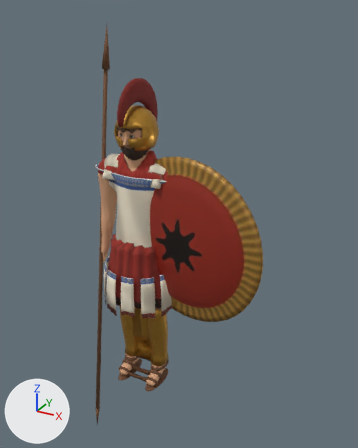
Renders of the glTF model modelos/personaje_hoplita.glb from each side of a commit.
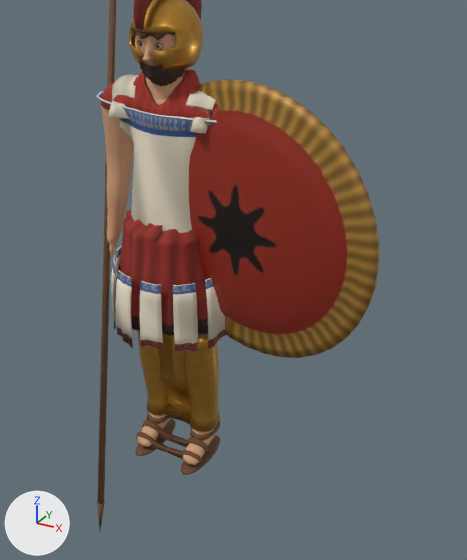
Old and new are each drawn whole from a camera (50 mm lens) standing at (1.51, -2.28, 2.3) and looking at (0.21, 0.09, 1.12) and again close up on the part from 11% to 88% of the width and 24% to 99% of the height. Every picture has the same lights, and +X, +Y and +Z are marked at lower left. The first two pictures are the older version. Vertices at exactly the same position are counted once.

Names of what the first close-up shows: 'casco', 'coraza', 'correa.006', 'correa.009', 'escudo', 'greba', 'greba.001', 'hombrera', 'hombrera.001', 'hoplita_barba', 'hoplita_cuerpo', 'lanza', 'pteryges', 'quiton_corto' and 11 more.
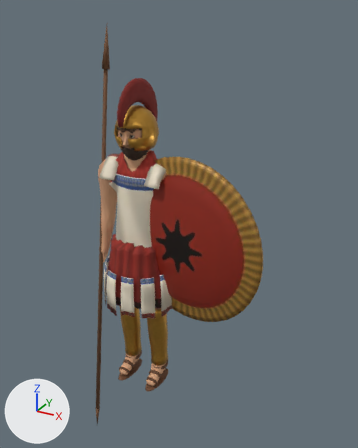
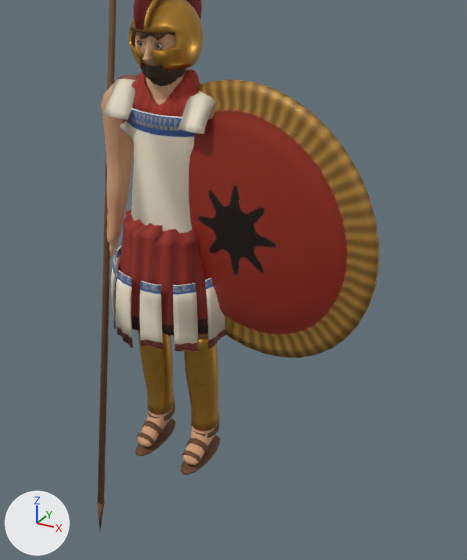
The change, as a diff of the scene's bpy script:
```diff
--- a/modelos/personaje_hoplita.glb.py
+++ b/modelos/personaje_hoplita.glb.py
@@ me_coraza @@
-me_coraza.from_pydata(...)  # 1248 vertices, 2496 faces; spans x -0.301..0.3, y -0.126..0.125, z 0.842..1.435
+me_coraza.from_pydata(...)  # 1248 vertices, 2496 faces; spans x -0.211..0.211, y -0.126..0.125, z 0.842..1.433
+# me_coraza part 1: 53 of 1248 vertices moved; they spanned x -0.301..-0.092, y -0.091..0.096, z 1.336..1.435 and now span x -0.205..-0.089, y -0.088..0.089, z 1.335..1.433; mean shift (0.044, -0.003, -0.002); largest move (-0.298, 0.0, 1.435) -> (-0.12, -0.001, 1.426)
+# me_coraza part 2: 52 of 1248 vertices moved; they spanned x 0.092..0.3, y -0.09..0.096, z 1.336..1.435 and now span x 0.089..0.205, y -0.087..0.089, z 1.335..1.433; mean shift (-0.045, -0.003, -0.002); largest move (0.298, 0.0, 1.435) -> (0.119, -0.001, 1.426)
 me_coraza.materials.append(mat_coraza)
@@ me_correa_006 @@
-me_correa_006.from_pydata(...)  # 64 vertices, 128 faces; spans x -0.074..0.155, y -0.064..0.077, z 0.093..0.115
+me_correa_006.from_pydata(...)  # 64 vertices, 128 faces; spans x 0.054..0.157, y -0.047..0.076, z 0.095..0.115
+# me_correa_006 part 3: 64 of 64 vertices moved; they spanned x -0.074..0.155, y -0.064..0.077, z 0.093..0.115 and now span x 0.054..0.157, y -0.047..0.076, z 0.095..0.115; mean shift (0.008, 0.001, 0.0)
 me_correa_006.materials.append(mat_cuero_001)
@@ me_correa_009 @@
-me_correa_009.from_pydata(...)  # 64 vertices, 128 faces; spans x -0.155..0.074, y -0.064..0.077, z 0.093..0.115
+me_correa_009.from_pydata(...)  # 64 vertices, 128 faces; spans x -0.157..-0.054, y -0.048..0.076, z 0.095..0.115
+# me_correa_009 part 4: 64 of 64 vertices moved; they spanned x -0.155..0.074, y -0.064..0.077, z 0.093..0.115 and now span x -0.157..-0.054, y -0.048..0.076, z 0.095..0.115; mean shift (-0.008, 0.001, 0.0)
 me_correa_009.materials.append(mat_cuero_001)
@@ me_greba @@
-me_greba.from_pydata(...)  # 528 vertices, 1056 faces; spans x -0.126..0.176, y -0.089..0.075, z 0.127..0.598
+me_greba.from_pydata(...)  # 754 vertices, 1504 faces; spans x 0.036..0.172, y -0.091..0.067, z 0.13..0.595
+# me_greba part 5: 526 vertices removed from x -0.126..0.176, y -0.089..0.075, z 0.127..0.598; 752 vertices added at x 0.036..0.172, y -0.091..0.067, z 0.13..0.595
 me_greba.materials.append(mat_bronce)
@@ me_greba_001 @@
-me_greba_001.from_pydata(...)  # 528 vertices, 1056 faces; spans x -0.176..0.126, y -0.089..0.075, z 0.127..0.598
+me_greba_001.from_pydata(...)  # 754 vertices, 1504 faces; spans x -0.172..-0.036, y -0.091..0.067, z 0.13..0.595
+# me_greba_001 part 6: 527 vertices removed from x -0.176..0.126, y -0.089..0.075, z 0.127..0.598; 753 vertices added at x -0.172..-0.036, y -0.091..0.067, z 0.13..0.595
 me_greba_001.materials.append(mat_bronce)
@@ me_hombrera @@
-me_hombrera.from_pydata(...)  # 150 vertices, 296 faces; spans x 0.078..0.206, y -0.12..0.12, z 1.367..1.516
+me_hombrera.from_pydata(...)  # 150 vertices, 296 faces; spans x 0.098..0.206, y -0.137..0.137, z 1.391..1.514
+# me_hombrera part 7: 130 of 150 vertices moved; they spanned x 0.078..0.204, y -0.12..0.12, z 1.367..1.516 and now span x 0.098..0.203, y -0.137..0.137, z 1.391..1.514; mean shift (0.005, -0.003, 0.008); largest move (0.102, -0.018, 1.367) -> (0.132, -0.11, 1.394)
 me_hombrera.materials.append(mat_coraza)
@@ me_hombrera_001 @@
-me_hombrera_001.from_pydata(...)  # 150 vertices, 296 faces; spans x -0.206..-0.078, y -0.12..0.12, z 1.368..1.516
+me_hombrera_001.from_pydata(...)  # 150 vertices, 296 faces; spans x -0.206..-0.098, y -0.137..0.137, z 1.391..1.514
+# me_hombrera_001 part 8: 124 of 150 vertices moved; they spanned x -0.204..-0.078, y -0.12..0.12, z 1.368..1.516 and now span x -0.203..-0.098, y -0.137..0.137, z 1.391..1.514; mean shift (-0.006, -0.002, 0.008); largest move (-0.102, 0.019, 1.368) -> (-0.13, 0.106, 1.393)
 me_hombrera_001.materials.append(mat_coraza)
@@ me_quiton_corto @@
-me_quiton_corto.from_pydata(...)  # 5904 vertices, 11808 faces; spans x -0.286..0.281, y -0.23..0.231, z 0.641..1.565
+me_quiton_corto.from_pydata(...)  # 5904 vertices, 11808 faces; spans x -0.223..0.226, y -0.23..0.231, z 0.641..1.565
+# me_quiton_corto part 9: 173 of 5904 vertices moved; they spanned x 0.084..0.281, y -0.074..0.083, z 1.35..1.515 and now span x 0.079..0.188, y -0.073..0.08, z 1.349..1.515; mean shift (-0.059, -0.002, 0.0); largest move (0.274, 0.0, 1.432) -> (0.089, -0.001, 1.431)
+# me_quiton_corto part 10: 171 of 5904 vertices moved; they spanned x -0.286..-0.088, y -0.075..0.083, z 1.35..1.497 and now span x -0.187..-0.087, y -0.074..0.081, z 1.349..1.497; mean shift (0.058, -0.002, 0.0); largest move (-0.286, 0.0, 1.429) -> (-0.102, 0.0, 1.429)
 me_quiton_corto.materials.append(mat_quiton_rojo)
```

Location of each change, (x1, y1, x2, y2) in pixels of the close-ups (467 x 560 px; the box of a moved part takes in the faces that stretch with it):
'quiton_corto', reshaped (21% narrower)
    before: (101, 70, 219, 336)
    after: (115, 70, 208, 336)
'coraza', reshaped
    before: (96, 91, 217, 233)
    after: (120, 108, 195, 233)
'greba', reshaped
    before: (158, 332, 220, 432)
    after: (184, 335, 220, 431)
'greba.001', reshaped
    before: (137, 330, 191, 423)
    after: (137, 330, 175, 415)
'hombrera', reshaped
    before: (186, 91, 216, 133)
    after: (178, 91, 216, 134)
'hombrera.001', reshaped (16% wider)
    before: (108, 74, 138, 119)
    after: (103, 75, 138, 120)
'correa.009', reshaped
    before: (147, 411, 183, 424)
    after: (148, 405, 175, 421)
'correa.006', reshaped
    before: (183, 420, 220, 441)
    after: (191, 422, 219, 438)
part 1 of me_coraza, moved or reshaped
    before: (96, 91, 134, 132)
    after: (120, 108, 134, 132)
part 2 of me_coraza, moved or reshaped (mostly hidden afterwards)
    before: (179, 117, 217, 144)
    after: (179, 117, 195, 144)
part 9 of me_quiton_corto, moved or reshaped (mostly hidden afterwards)
    before: (183, 84, 219, 127)
    after: (193, 84, 201, 94)
part 10 of me_quiton_corto, moved or reshaped (mostly hidden afterwards)
    before: (101, 77, 138, 110)
    after: (123, 78, 138, 121)
